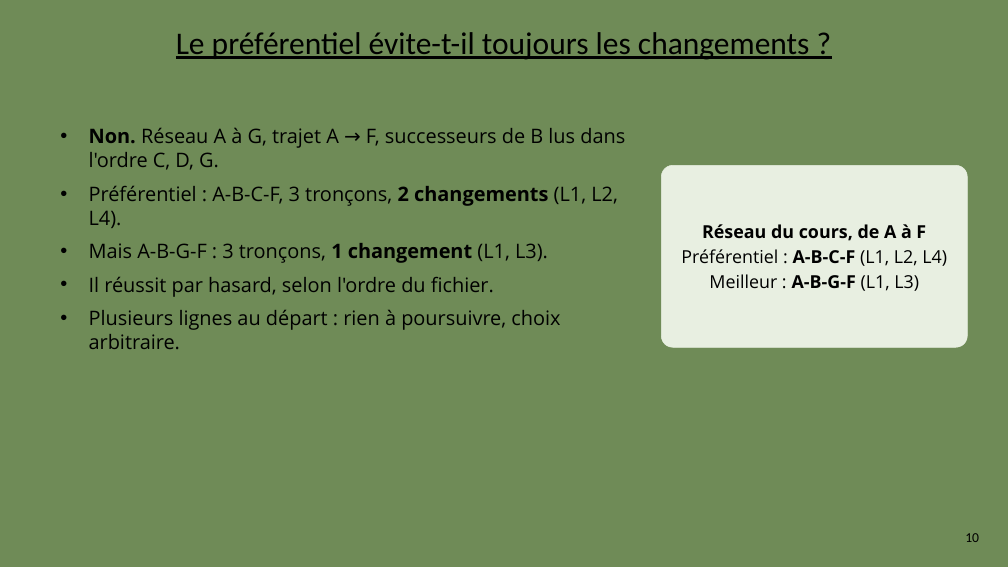
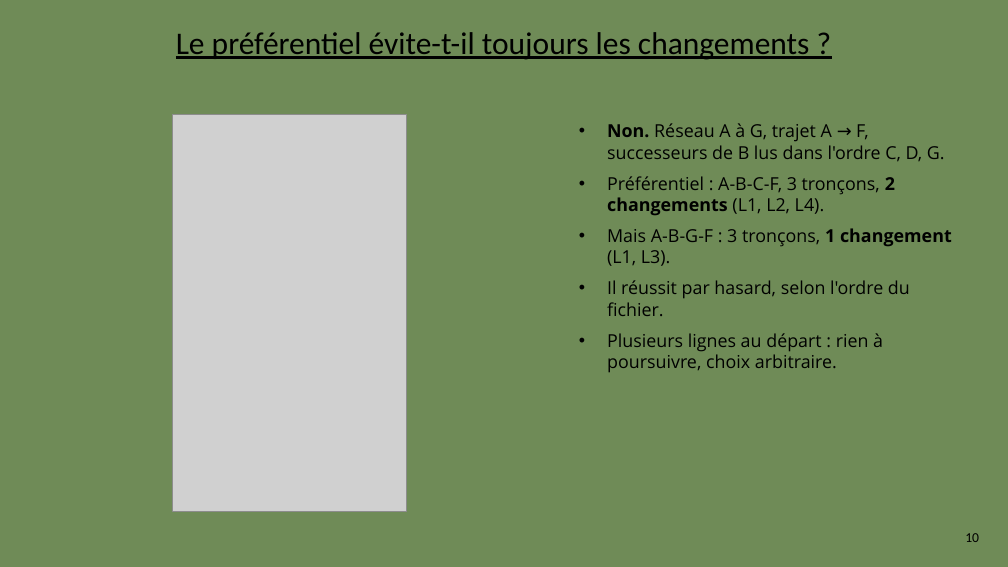
Before and after one commit to lazzrio/th-orie-des-graphes, a slide deck: slide 10 of presentations/s4/Activite9_presentation.pptx. Drawn at 1008x567 pixels with LibreOffice and Linux fonts; fonts in the diff are those of the drawing; grey boxes stand for pictures. Boxes give left, top, right and bottom in pixels: in the first picture for what was removed or moved away, otherwise in the second. Text is boxed around its words. In the diff, an @@ line names an element or a change of style, - is before the commit and + after.

```diff
--- a/presentations/s4/Activite9_presentation.pptx
+++ b/presentations/s4/Activite9_presentation.pptx
@@ picture added at [172, 114, 407, 511] @@
@@ text "Non. Réseau A à G, ...": place and size @@
-text "Non. Réseau A à G, ..." at [89, 128, 625, 349]
+text "Non. Réseau A à G, ..." at [607, 123, 952, 372]
@@ text "Non. Réseau A à G, ..." at [607, 123, 952, 372]: size 19 to 17 pt @@
@@ rounded rectangle removed at [662, 166, 968, 348] @@
-Réseau du cours, de A à F
-Préférentiel : A-B-C-F (L1, L2, L4)
-Meilleur : A-B-G-F (L1, L3)
```
Also in this commit, not shown: 2 other slides changed, 3 other files.
